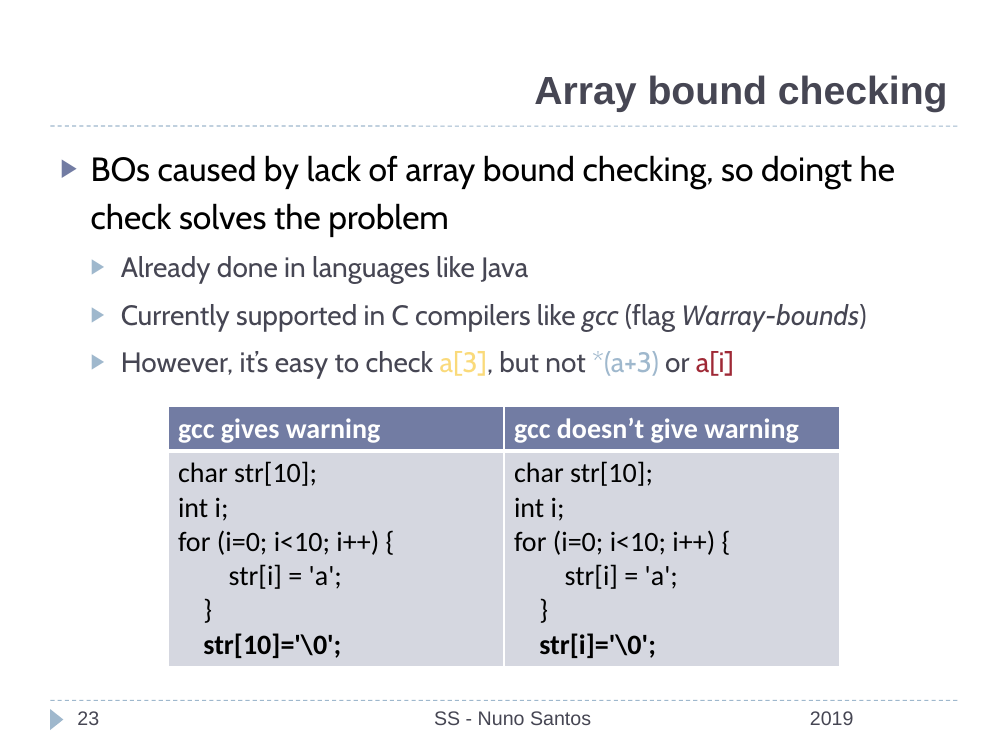
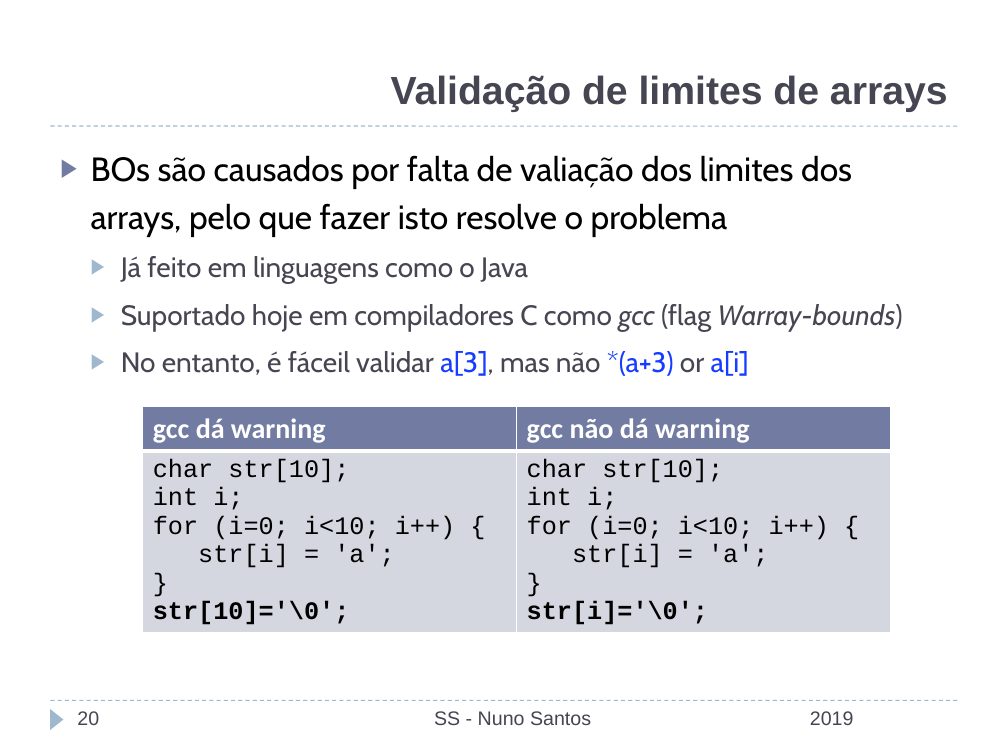
Before and after one commit to nuno-santos/acite2019, a slide deck: slide 20 of teoricas/acite2019-07-estatica_dinamica.pptx (slide 23 before the commit). Drawn at 1008x756 pixels with LibreOffice and Linux fonts; fonts in the diff are those of the drawing; background and template pictures are left out. Boxes give left, top, right and bottom in pixels: in the first picture for what was removed or moved away, otherwise in the second. Text is boxed around its words. In the diff, an @@ line names an element or a change of style, - is before the commit and + after.

```diff
--- a/teoricas/acite2019-07-estatica_dinamica.pptx
+++ b/teoricas/acite2019-07-estatica_dinamica.pptx
@@ title at (x1=391, y1=75, x2=948, y2=112): text changed @@
-Array bound checking
+Validação de limites de arrays
@@ text at (x1=91, y1=155, x2=903, y2=376): text changed @@
-▶ BOs caused by lack of array bound checking, so doingt he check solves the problem
-  ▶ Already done in languages like Java
-  ▶ Currently supported in C compilers like gcc (flag Warray-bounds)
-  ▶ However, it’s easy to check a[3], but not *(a+3) or a[i]
+▶ BOs são causados por falta de valiação dos limites dos arrays, pelo que fazer isto resolve o problema
+  ▶ Já feito em linguagens como o Java
+  ▶ Suportado hoje em compiladores C como gcc (flag Warray-bounds)
+  ▶ No entanto, é fáceil validar a[3], mas não *(a+3) or a[i]
@@ table at (x1=143, y1=406, x2=891, y2=641) @@
-row 1, column 1: gcc gives warning
+row 1, column 1: gcc dá warning
-row 1, column 2: gcc doesn’t give warning
+row 1, column 2: gcc não dá warning
@@ size 20 to 18 pt, font Calibri to Courier New in "char str[10];", "int i;", "for (i=0; i<10; i++) {", "str[i] = 'a';" and 8 more places @@
@@ table resized from (x1=168, y1=406, x2=840, y2=696) to (x1=143, y1=406, x2=891, y2=641) @@
@@ page number at (x1=77, y1=711, x2=99, y2=725): text changed @@
-23
+20
```
Also in this commit, not shown: 17 other slides changed, 3 slides removed, 1 other file.
